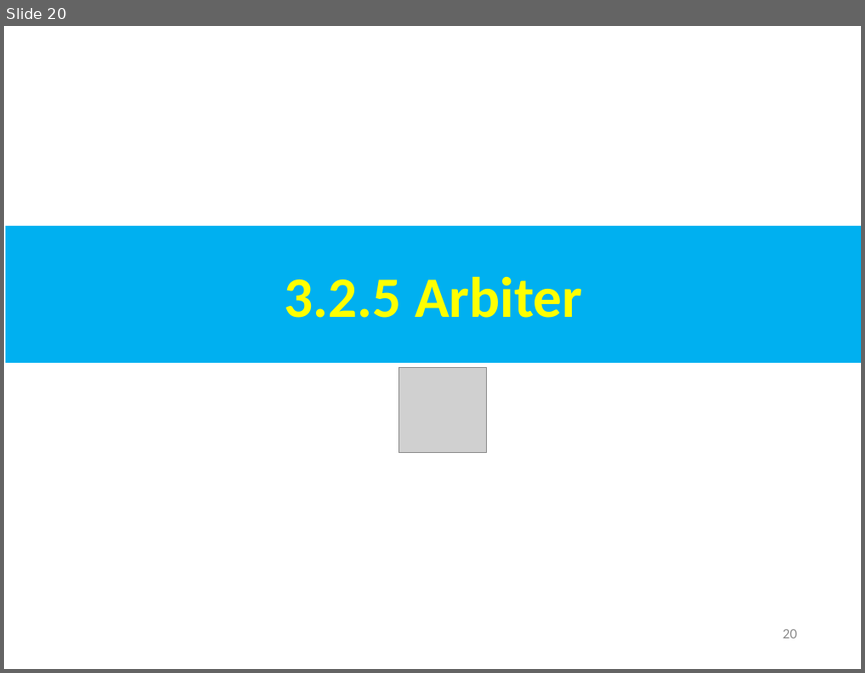
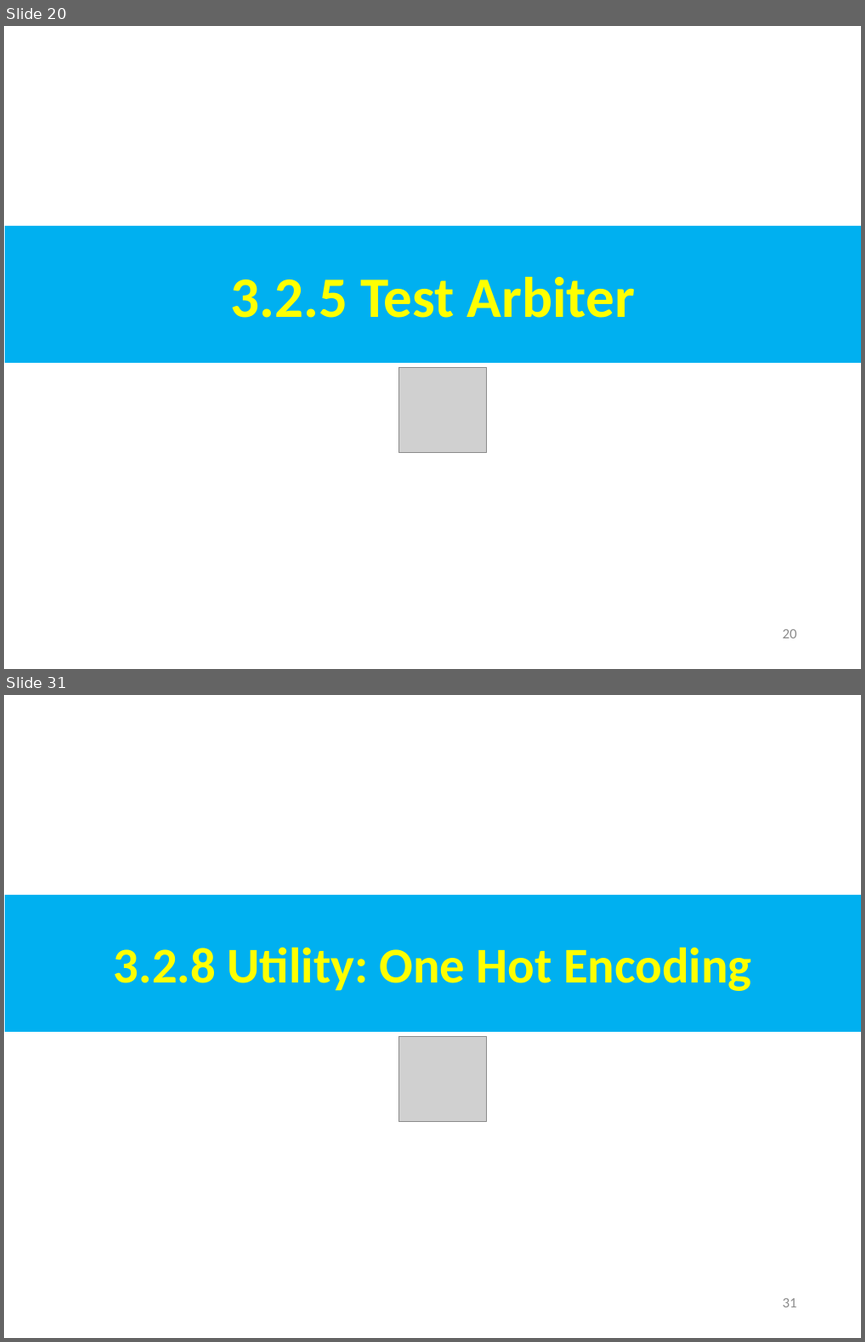
Before and after one commit to peterhchen/AIU_CS800_Chisel, a slide deck: 300_UCB_BC/003.2_StdLib/000_Video/003.2_StdLib.ppt. Shown one above the other, each under a label of ours: slide 20 before the commit, slides 20 and 31 after it; the slides between them are not shown. The pictures are 865x673 and 865x1342 pixels, drawn with LibreOffice and Linux fonts; fonts in the diff are those of the drawing; grey boxes stand for pictures. Boxes give left, top, right and bottom in pixels: in the first picture for what was removed or moved away, otherwise in the second. Text is boxed around its words. In the diff, an @@ line names an element or a change of style, - is before the commit and + after.

```diff
--- a/300_UCB_BC/003.2_StdLib/000_Video/003.2_StdLib.ppt
+++ b/300_UCB_BC/003.2_StdLib/000_Video/003.2_StdLib.ppt
@@ slide 31 added at <box>4,695,861,1338</box>, background #FFFFFF @@
@@ rectangle added at <box>5,895,861,1032</box>, fill #00B0F0, 42 pt, text #FFFF00, bold @@
+3.2.8 Utility: One Hot Encoding
@@ picture added at <box>399,1037,487,1122</box> @@
@@ page number added at <box>783,1298,797,1307</box>, 12 pt, text #8B8B8B @@
+31
@@ slide 20 changed as well @@
@@ text in rectangle at <box>230,277,635,318</box>: text changed @@
-3.2.5 Arbiter
+3.2.5 Test Arbiter
```
Also in this commit, not shown: 9 other slides changed, 18 other slides added.
